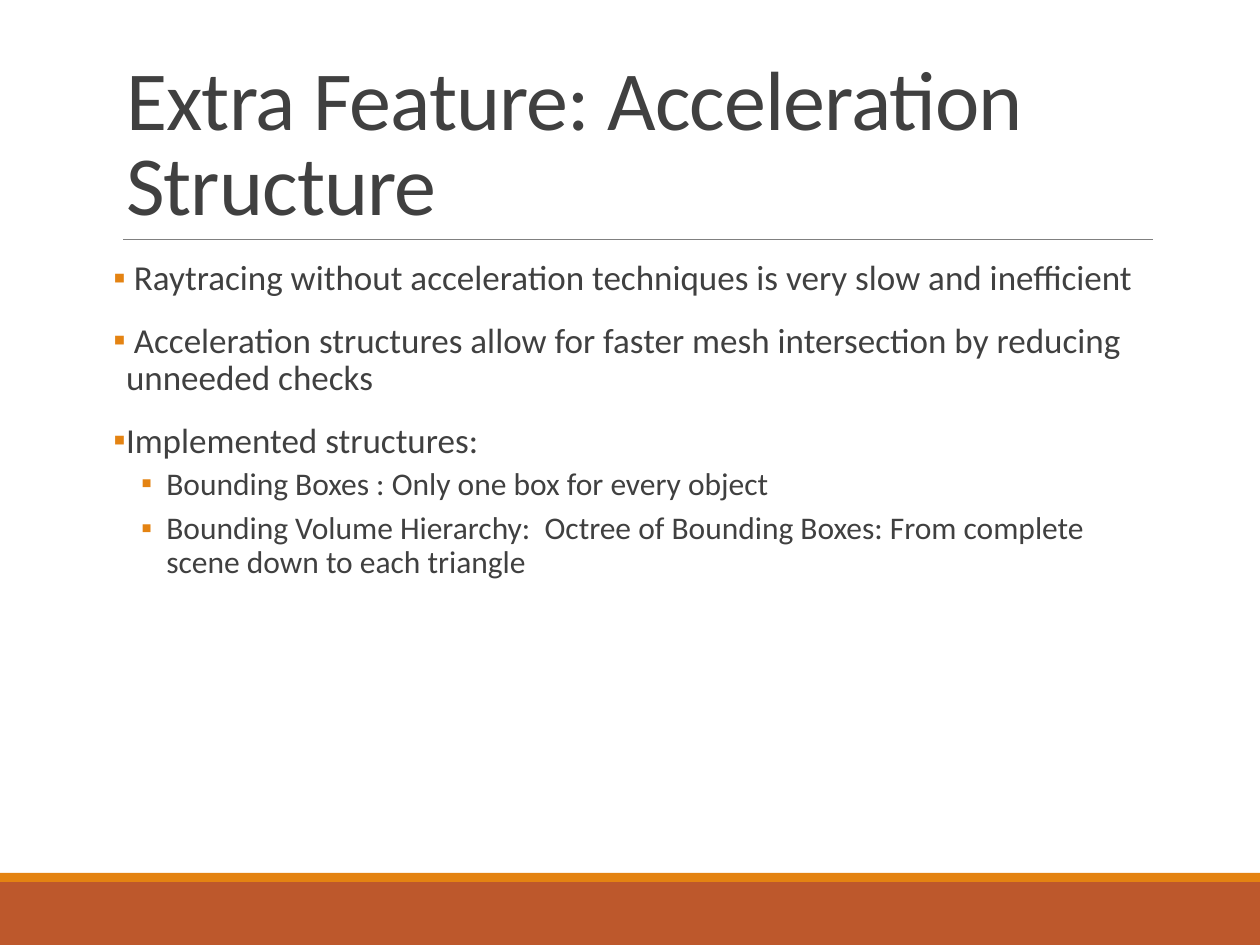
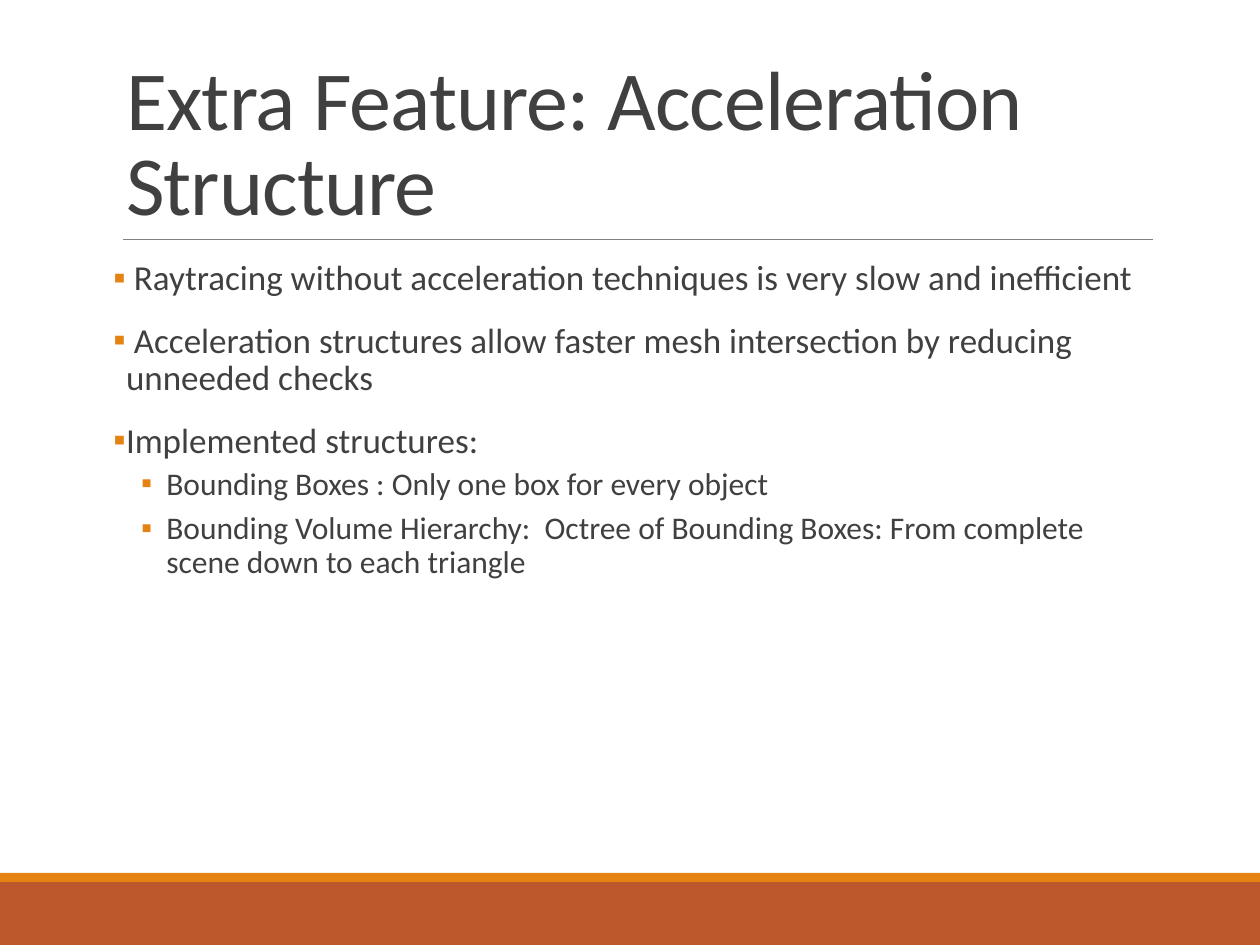
Before and after one commit to Philipp-M/ACG, a slide deck: slide 9 of smallPT_projectACG/presentation/Advanced Computer Graphics.pptx. Drawn at 1260x945 pixels with LibreOffice and Linux fonts; fonts in the diff are those of the drawing. Boxes give left, top, right and bottom in pixels: in the first picture for what was removed or moved away, otherwise in the second. Text is boxed around its words. In the diff, an @@ line names an element or a change of style, - is before the commit and + after.

```diff
--- a/smallPT_projectACG/presentation/Advanced Computer Graphics.pptx
+++ b/smallPT_projectACG/presentation/Advanced Computer Graphics.pptx
@@ text at bbox=[126, 328, 1072, 391]: text changed @@
-▪ Acceleration structures allow for faster mesh intersection by reducing unneeded checks
+▪ Acceleration structures allow faster mesh intersection by reducing unneeded checks
```
Also in this commit, not shown: 2 other slides changed.
